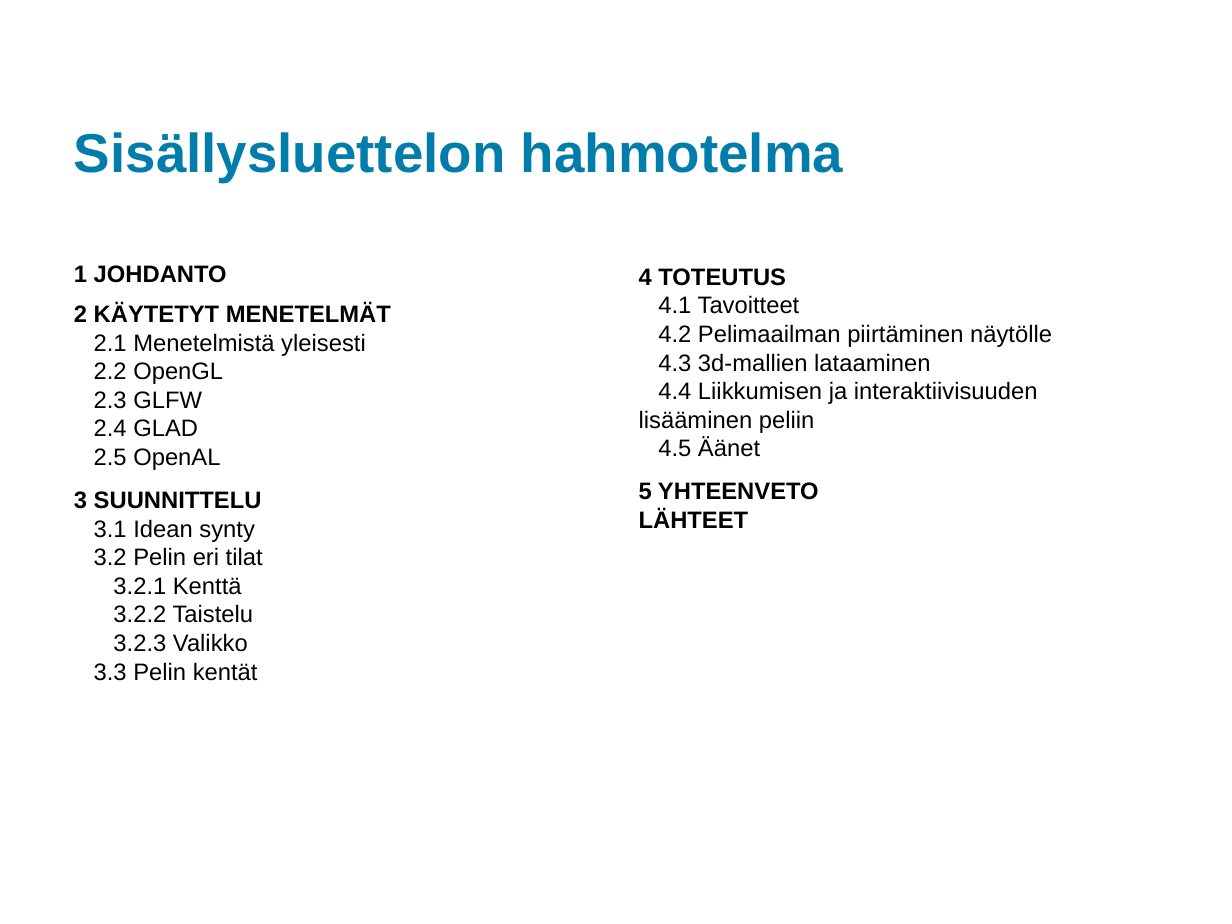
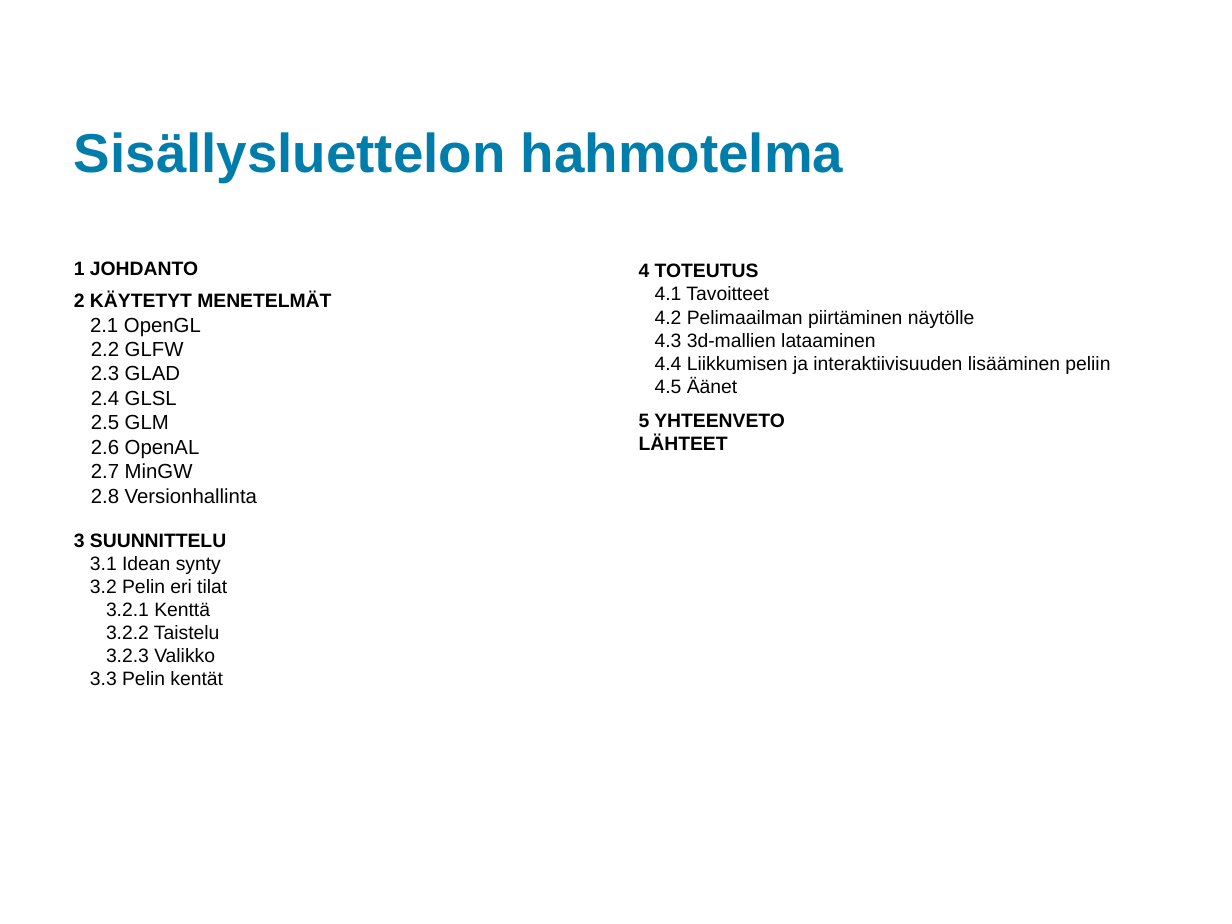
Before and after one commit to king784/GLJRPG, a slide deck: slide 5 of Presentation/GLJRPGSeminaariXAMK.pptx. Drawn at 1232x924 pixels with LibreOffice and Linux fonts; fonts in the diff are those of the drawing; background and template pictures are left out. Boxes give left, top, right and bottom in pixels: in the first picture for what was removed or moved away, otherwise in the second. Text is boxed around its words. In the diff, an @@ line names an element or a change of style, - is before the commit and + after.

```diff
--- a/Presentation/GLJRPGSeminaariXAMK.pptx
+++ b/Presentation/GLJRPGSeminaariXAMK.pptx
@@ text at bbox=[74, 261, 331, 686]: size 13.9 to 11.2 pt in "1 JOHDANTO", "2 KÄYTETYT MENETELMÄT", "3 SUUNNITTELU", "3.1 Idean synty" and 5 more places @@
@@ text "4 TOTEUTUS" at bbox=[639, 263, 1110, 450]: size 13.9 to 11.2 pt @@
@@ text at bbox=[90, 317, 257, 504]: text changed; size 13.9 to 11.9 pt @@
-2.1 Menetelmistä yleisesti
-2.2 OpenGL
-2.3 GLFW
-2.4 GLAD
-2.5 OpenAL
+2.1 OpenGL
+2.2 GLFW
+2.3 GLAD
+2.4 GLSL
+2.5 GLM
+2.6 OpenAL
+2.7 MinGW
+2.8 Versionhallinta
```
Also in this commit, not shown: 5 other files.
